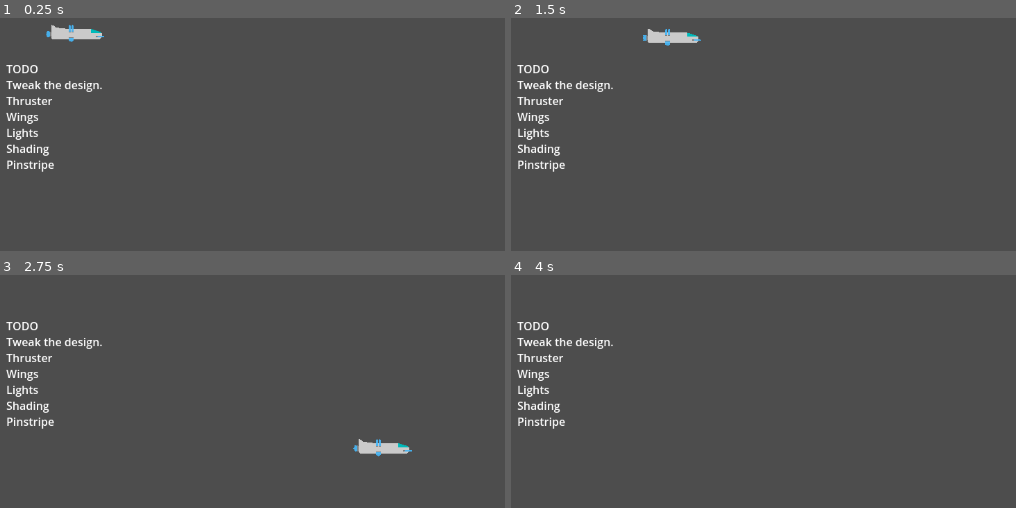
Above: before the commit, frames 1-4 (two rows, left to right).
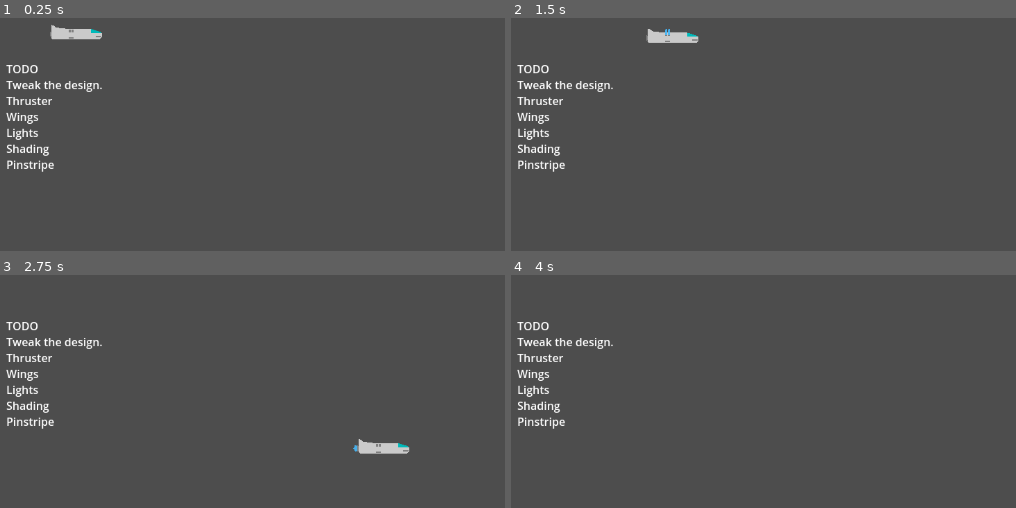
Above: after the commit, the same moments.

Repository: fractalate/space-hazard
Game: Godot game, scene res://main.tscn
The game is run twice, just before and just after one commit, with the same random seed, the same clock (stepped at 60 frames per second) and the same inputs.
Inputs:
- Up to frame 1 (0.25 s): no input
- Up to frame 2 (1.5 s): tap Enter at 0.5 s; hold Right (right) 0.53-1.28 s; hold Down (down) from 1.28 s (still down)
- Up to frame 3 (2.75 s): release Down (down) at 2.03 s; hold Right (right) from 2.03 s (still down)
- Up to frame 4 (4 s): release Right (right) at 2.78 s; hold Up (up) 2.78-3.53 s; hold Left (left) from 3.53 s (still down)

The runs differ from the first frame. In frame 1, less than 0.1% of the frame differs, in the area x 9-21%, y 3-11%; in frame 2, less than 0.1%; in frame 3, less than 0.1%; in frame 4, nothing differs.

Commit message:
Controlling Flames With Controller on PlayerShip

Diff:
--- a/ship/player_ship.gd
+++ b/ship/player_ship.gd
@@ -4,7 +4,25 @@
 const THRUST_ACCELERATION = 300
 
 @onready var Ship = $RigidBody2D
+@onready var RearThrusterFlame = $RigidBody2D/RearThruster/Flame
+@onready var FrontThrusterFlame = $RigidBody2D/FrontThruster/Flame
+@onready var TopThruster1Flame = $RigidBody2D/TopThruster1/Flame
+@onready var TopThruster2Flame = $RigidBody2D/TopThruster2/Flame
+@onready var BottomThrusterFlame = $RigidBody2D/BottomThruster/Flame
+
+func _ready():
+	RearThrusterFlame.visible = false
+	FrontThrusterFlame.visible = false
+	TopThruster1Flame.visible = false
+	TopThruster2Flame.visible = false
+	BottomThrusterFlame.visible = false
 
 func _physics_process(delta):
 	var thrust = Input.get_vector('left', 'right', 'up', 'down')
 	Ship.linear_velocity += thrust * THRUST_ACCELERATION * delta
+
+	FrontThrusterFlame.visible = thrust.x < 0
+	RearThrusterFlame.visible = thrust.x > 0
+	TopThruster1Flame.visible = thrust.y > 0
+	TopThruster2Flame.visible = thrust.y > 0
+	BottomThrusterFlame.visible = thrust.y < 0
